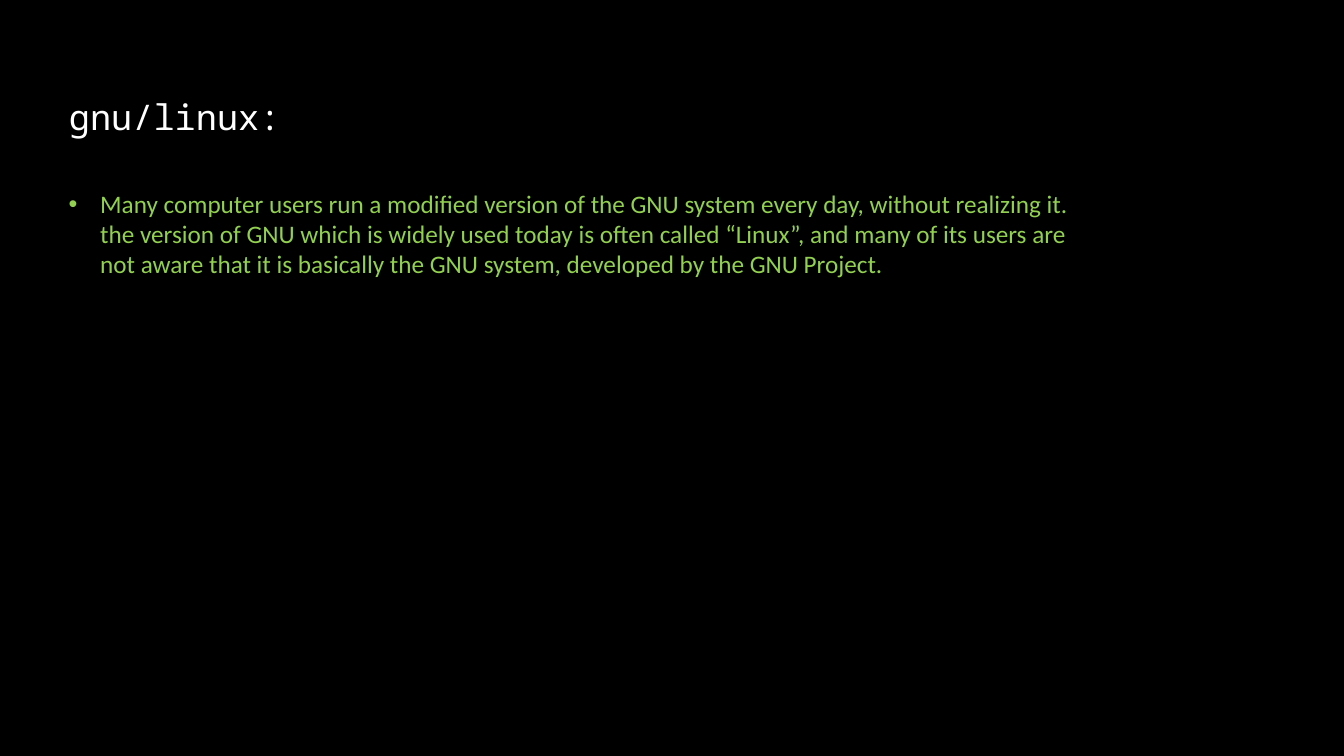
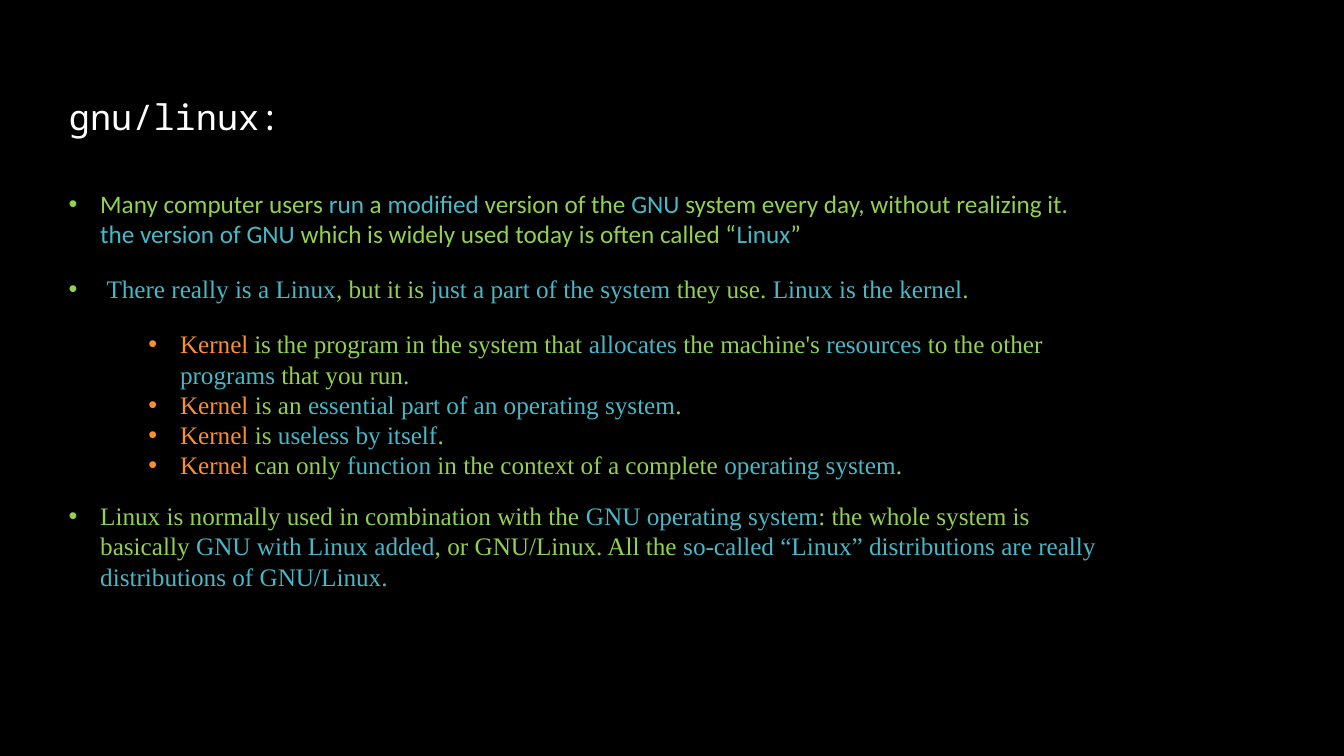
Before and after one commit to linuxfestival/introduction-to-linux-resources, a slide deck: slide 17 of PowerPoint/amirkabir_linux_festival.pptx. Drawn at 1344x756 pixels with LibreOffice and Linux fonts; fonts in the diff are those of the drawing. Boxes give left, top, right and bottom in pixels: in the first picture for what was removed or moved away, otherwise in the second. Text is boxed around its words. In the diff, an @@ line names an element or a change of style, - is before the commit and + after.

Commit message:
GNU/Linux added and linux distribution is under construct

```diff
--- a/PowerPoint/amirkabir_linux_festival.pptx
+++ b/PowerPoint/amirkabir_linux_festival.pptx
@@ text at [100,195,1068,247]: text changed @@
-• Many computer users run a modified version of the GNU system every day, without realizing it. the version of GNU which is widely used today is often called “Linux”, and many of its users are not aware that it is basically the GNU system, developed by the GNU Project.
+• Many computer users run a modified version of the GNU system every day, without realizing it. the version of GNU which is widely used today is often called “Linux”
@@ text added at [107,280,968,304], 18 pt, text #47B8C7 @@
+• There really is a Linux, but it is just a part of the system they use. Linux is the kernel.
@@ text added at [180,335,1043,480], 18 pt, text #92D050 @@
+    • Kernel is the program in the system that allocates the machine's resources to the other programs that you run.
+    • Kernel is an essential part of an operating system.
+    • Kernel is useless by itself.
+    • Kernel can only function in the context of a complete operating system.
@@ text added at [100,507,1095,587], 18 pt, text #47B8C7 @@
+• Linux is normally used in combination with the GNU operating system: the whole system is basically GNU with Linux added, or GNU/Linux. All the so-called “Linux” distributions are really distributions of GNU/Linux.
```
Also in this commit, not shown: 3 slides added.
